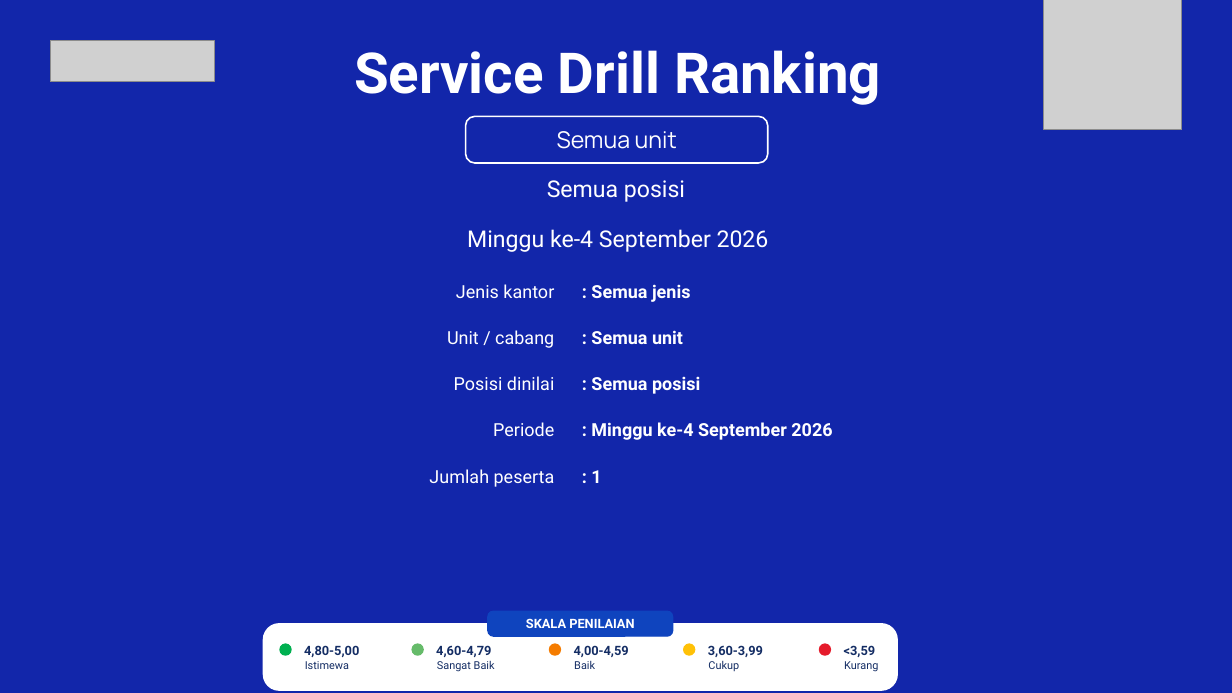
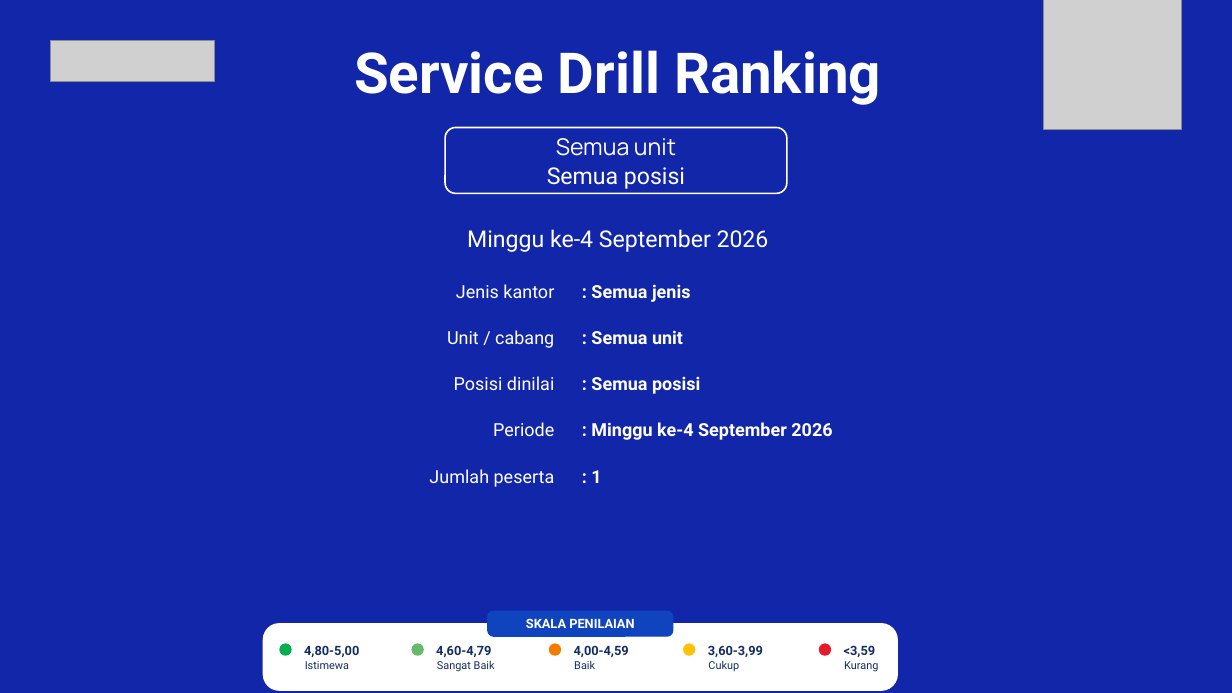
Before and after one commit to hengkiyudijanto/btn-sip, a slide deck: slide 1 of ranking-nyata.pptx. Drawn at 1232x693 pixels with LibreOffice and Linux fonts; fonts in the diff are those of the drawing; grey boxes stand for pictures; background and template pictures are left out. Boxes give left, top, right and bottom in pixels: in the first picture for what was removed or moved away, otherwise in the second. Text is boxed around its words. In the diff, an @@ line names an element or a change of style, - is before the commit and + after.

Commit message:
Ranking PPTX: samakan posisi & font dengan file referensi
Dibandingkan elemen per elemen (scripts/banding-tata-letak.py) antara slide
referensi dan slide aplikasi. Yang diperbaiki:

1. TINGGI KOTAK NAMA CABANG: 0,505 -> 0,713 inci, lebar 3,271 -> 3,699,
   x 5,039 -> 4,817 -- mengikuti Rectangle 39 di referensi. Radius sudut
   0,114 (16% dari tinggi, sama seperti referensi).

2. FONT NAMA POSISI: Aptos -> Aptos Display. Di referensi teks ini memakai
   typeface +mj-lt (font tema), yang di theme1.xml bernilai Aptos Display.
   Slot font referensi: 38x Aptos, 5x Poppins, 1x +mj-lt, dan yang +mj-lt
   itu justru nama posisi.

3. UKURAN HALAMAN: 13,3333 -> 12192000/914400 inci supaya cx/cy identik
   dengan referensi (selisih 0 EMU, sebelumnya 30 EMU).

4. shrinkText DIMATIKAN di 6 tempat. Opsi itu membuat PowerPoint
   mengecilkan teks otomatis sehingga ukuran font yang tampil bisa berbeda
   dari yang diset; referensi juga tidak memakainya.

Akibat shrinkText mati, teks nama cabang dan nama posisi tidak bisa lagi
bertumpuk di area yang sama. Kotak nama cabang tetap setinggi referensi
(0,713) tapi digeser ke y 1,380 supaya tidak menabrak baris data (mulai
2,110), dan ruangnya dibagi dua rata: nama cabang di atas, nama posisi di
bawah. Diperiksa: tidak ada tumpang tindih, tidak meluber.

Skrip baru: scripts/banding-tata-letak.py (bandingkan tata letak dan font
dua slide PPTX), scripts/bagi-kop.py, scripts/perbaiki-kop.py.

127 unit test lulus.

```diff
--- a/ranking-nyata.pptx
+++ b/ranking-nyata.pptx
@@ text "Semua unit": place and size @@
-text "Semua unit" at bbox=[557, 131, 677, 149]
+text "Semua unit" at bbox=[556, 138, 676, 156]
@@ rounded rectangle: place and size @@
-rounded rectangle at bbox=[466, 116, 768, 164]
+rounded rectangle at bbox=[445, 128, 787, 193]
@@ rounded rectangle at bbox=[445, 128, 787, 193]: proportions changed @@
@@ text "Semua posisi": place and size @@
-text "Semua posisi" at bbox=[547, 180, 685, 202]
+text "Semua posisi" at bbox=[547, 167, 685, 189]
```
Also in this commit, not shown: 1 other slide changed, 9 other files.
